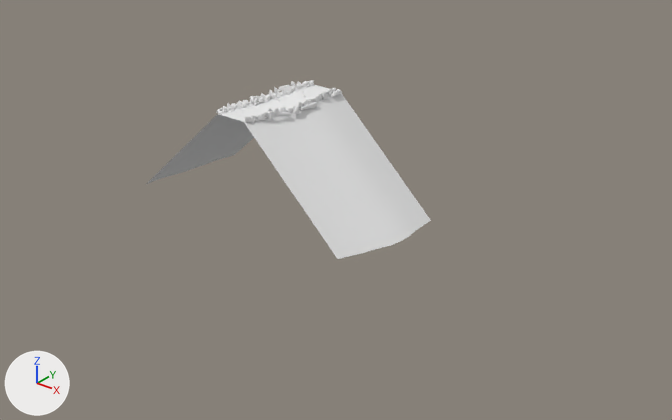
The OBJ model VektoriaApp/models/RoadTiles/RoadTiles_Curve_UpDown/RoadTiles_Curve_R_Up/RoadTile_Curve_R_Up1.obj: old version first, new version second.
Before and after are seen from a 50 mm camera at (1750.0, -1870.0, 897.0) aimed at (222.0, 40.0, -288.0). Every picture has the same lights, and +X, +Y and +Z are marked at lower left. Where no turn or scale is listed for an object, it has been applied to the vertices.

Names of what the first picture shows: 'Rocks_LowPoly1_Cube.009'.
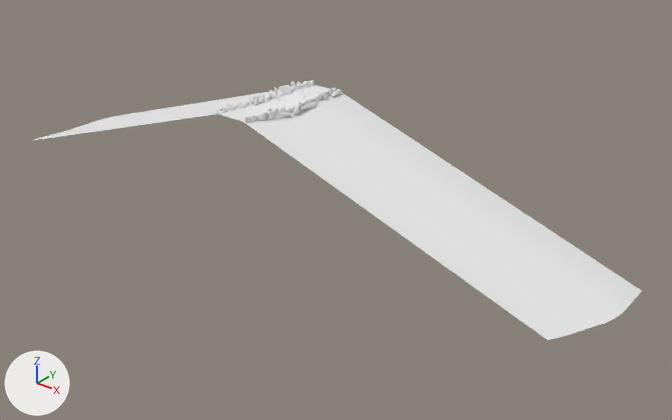
Where the change shows, as pixel boxes [x1, y1, x2, y2] in the pictures (672 x 420 px; the box of a moved part takes in the faces that stretch with it):
'Rocks_LowPoly1_Cube.009', reshaped (114% wider, 45% taller): before [147, 80, 431, 259]; after [32, 80, 642, 340]
part 1 of me_rocks_lowpoly1_cube_009, moved or reshaped: before [244, 93, 431, 259]; after [244, 93, 642, 340]
part 2 of me_rocks_lowpoly1_cube_009, moved or reshaped: before [147, 114, 254, 184]; after [32, 91, 282, 141]

The change, as a diff of the scene's bpy script:
```diff
--- a/VektoriaApp/models/RoadTiles/RoadTiles_Curve_UpDown/RoadTiles_Curve_R_Up/RoadTile_Curve_R_Up1.obj.py
+++ b/VektoriaApp/models/RoadTiles/RoadTiles_Curve_UpDown/RoadTiles_Curve_R_Up/RoadTile_Curve_R_Up1.obj.py
@@ me_rocks_lowpoly1_cube_009 @@
 me_rocks_lowpoly1_cube_009.from_pydata(...)  # 4625 vertices, 9072 faces; spans x -397.0..480.0, y -150.0..150.0, z -315.0..52.0
 # used by ob_rocks_lowpoly1_cube_009; location = (0.0, 0.0, 0.0)
 # before: 4601 (480.0, 95.0, -285.0) at pixel (420, 227), 4602 (480.0, 123.0, -285.0) at pixel (425, 224), 4603 (480.0, 68.0, -287.0) at pixel (414, 231), 4604 (480.0, 41.0, -291.0) at pixel (409, 236), 4605 (418.0, -68.0, -313.0) at pixel (367, 251)
 # before: 4606 (436.0, -41.0, -309.0) at pixel (378, 248), 4608 (405.0, -95.0, -315.0) at pixel (357, 254), 4610 (473.0, 14.0, -297.0) at pixel (401, 241), 4611 (380.0, -150.0, -315.0) at pixel (337, 259)
-me_rocks_lowpoly1_cube_009.vertices[4607].co = (392.0, -123.0, -315.0)  # pixel (347, 256)
-me_rocks_lowpoly1_cube_009.vertices[4609].co = (458.0, -14.0, -303.0)  # pixel (391, 245)
-me_rocks_lowpoly1_cube_009.vertices[4612].co = (480.0, 150.0, -285.0)  # pixel (431, 220)
+# me_rocks_lowpoly1_cube_009 part 1
+for i in [*range(4601, 4605), 4610, 4611]: me_rocks_lowpoly1_cube_009.vertices[i].co += Vector((622.0, 0.0, 0.0))
+for i in [4605, 4606, 4608]: me_rocks_lowpoly1_cube_009.vertices[i].co += Vector((626.0, 0.0, 0.0))
+me_rocks_lowpoly1_cube_009.vertices[4607].co = (1017.0, -123.0, -315.0)  # pixel (559, 337)
+me_rocks_lowpoly1_cube_009.vertices[4609].co = (1082.0, -14.0, -303.0)  # pixel (606, 322)
+me_rocks_lowpoly1_cube_009.vertices[4612].co = (1100.0, 150.0, -285.0)  # pixel (641, 290)
+# me_rocks_lowpoly1_cube_009 part 2: all 12 vertices in x -397.0..-297.0, y -150.0..150.0, z -315.0..-285.0 are moved by (-602.0, 0.0, 0.0)
 me_rocks_lowpoly1_cube_009.materials.append(mat_rocks_012)
```
